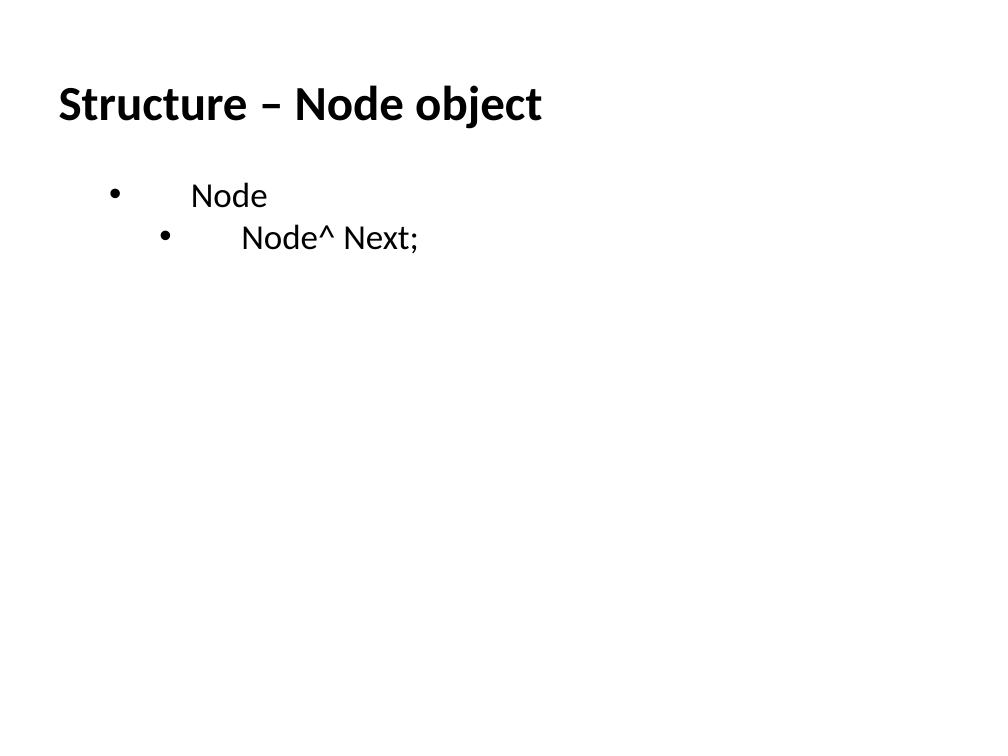
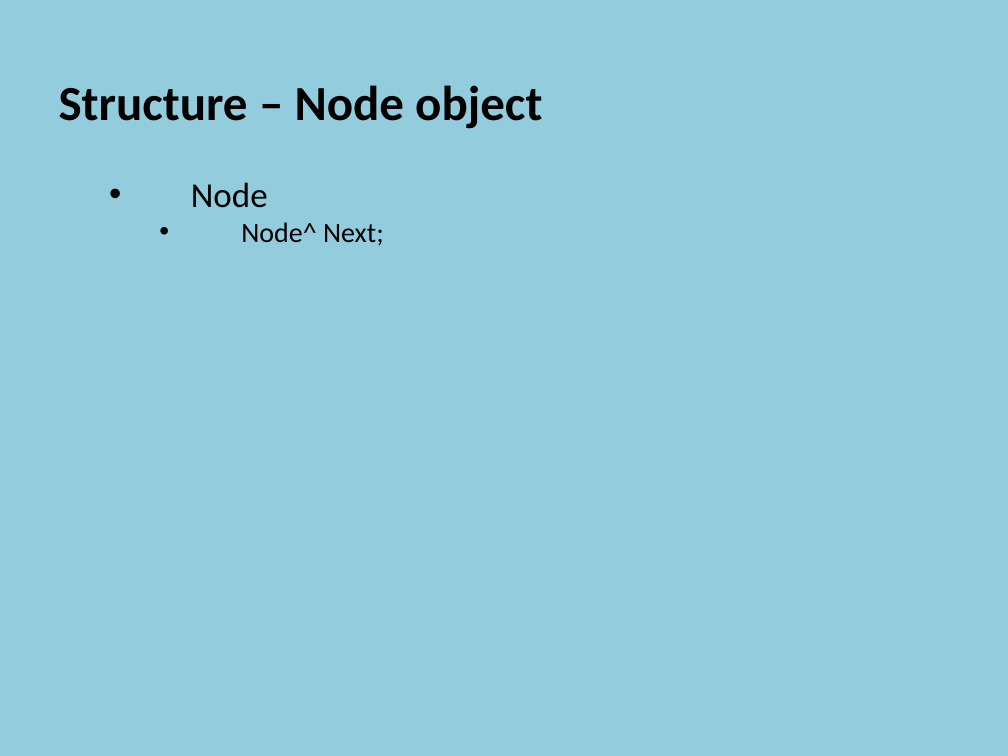
Before and after one commit to szetko/course-materials, a slide deck: slide 6 of Programming 4/03.1 Linked Lists/03.1 Linked Lists.pptx. Drawn at 1008x756 pixels with LibreOffice and Linux fonts; fonts in the diff are those of the drawing. Boxes give left, top, right and bottom in pixels: in the first picture for what was removed or moved away, otherwise in the second. Text is boxed around its words. In the diff, an @@ line names an element or a change of style, - is before the commit and + after.

```diff
--- a/Programming 4/03.1 Linked Lists/03.1 Linked Lists.pptx
+++ b/Programming 4/03.1 Linked Lists/03.1 Linked Lists.pptx
@@ background #FFFFFF to #93CDDD @@
@@ text at box(241, 222, 384, 246): size 25 to 20 pt in "Node^ Next;" @@
```
Also in this commit, not shown: 5 other slides changed, 26 slides added, 1 slide removed, 1 other file.
